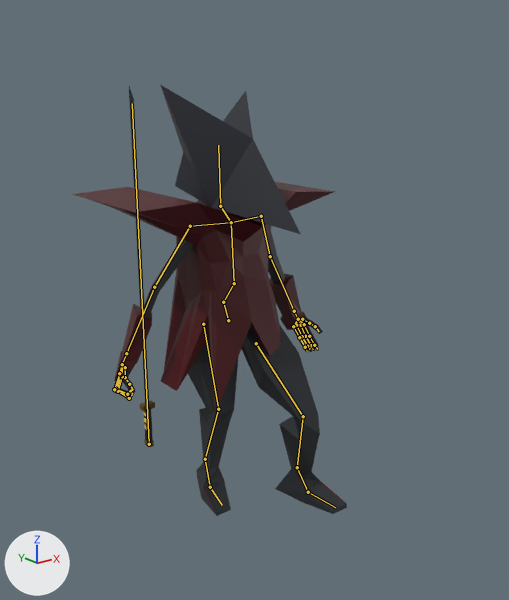
A saved change to the Blender file blender-files/player-final1.blend.
The view is the same before and after, from a 50 mm camera at (-7.0, -9.18, 7.1) aimed at (-0.27, -0.78, 3.74). The axes (+X, +Y, +Z) are drawn at lower left. The lights are the same throughout. The bones that bend it are drawn over the model as lines.

In view in the first picture: 'Katana', 'player'.
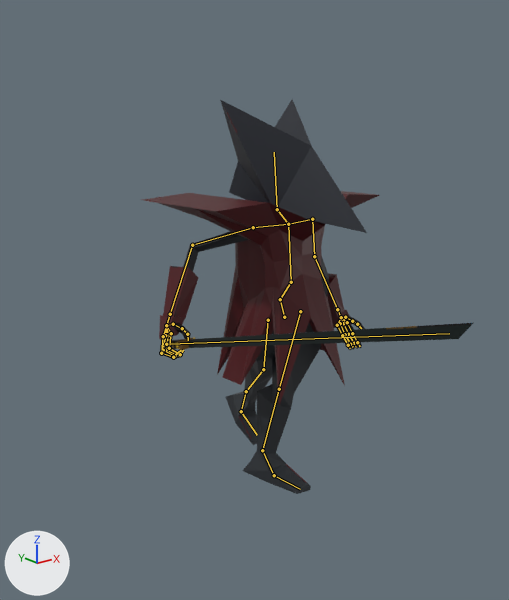
The newer file adds an action. The first version stands in its rest pose; the second is drawn at frame 1 of the action 'katana-strafe'.

Location of each change, (x1, y1, x2, y2) in pixels of the pictures (509 x 600 px):
'player', posed (14% narrower, 8% shorter): before (72, 85, 347, 516); after (143, 99, 379, 494)
'Katana', posed (1022% wider, 92% shorter): before (129, 87, 155, 447); after (171, 323, 473, 350)
bone 'Hip', root to tip: before (228, 320) to (223, 302); after (284, 317) to (280, 299)
bone 'Chest', root to tip: before (234, 283) to (231, 222); after (291, 282) to (288, 224)
bone 'Head', root to tip: before (220, 206) to (218, 145); after (277, 209) to (274, 152)
bone 'Lower arm L', root to tip: before (261, 216) to (270, 256); after (312, 219) to (314, 256)
bone 'Upper arm L', root to tip: before (270, 256) to (294, 311); after (314, 256) to (337, 309)
bone 'Lower arm R', root to tip: before (190, 226) to (154, 287); after (253, 227) to (192, 245)
bone 'Upper arm R', root to tip: before (154, 287) to (126, 353); after (192, 245) to (170, 314)
bone 'Wrist R', root to tip: before (126, 353) to (122, 364); after (170, 314) to (166, 325)
bone 'Bottom thumb R', root to tip: before (125, 367) to (125, 377); after (173, 324) to (182, 328)
bone 'Middle thumb R', root to tip: before (125, 377) to (129, 384); after (182, 328) to (187, 334)
bone 'Top thumb R', root to tip: before (129, 384) to (133, 390); after (187, 334) to (188, 340)
bone 'Top index R', root to tip: before (129, 398) to (132, 394); after (180, 354) to (183, 350)
bone 'Bottom ring R', root to tip: before (120, 374) to (115, 388); after (165, 335) to (163, 350)
bone 'Middle ring R', root to tip: before (115, 388) to (128, 394); after (163, 350) to (175, 356)
bone 'Palm pinky R.001', root to tip: before (119, 373) to (114, 389); after (163, 336) to (161, 353)
bone 'Middle pinky R', root to tip: before (114, 389) to (127, 394); after (161, 353) to (173, 357)
bone 'Upper leg L', root to tip: before (256, 343) to (303, 416); after (300, 311) to (279, 389)
bone 'Lower leg L', root to tip: before (303, 416) to (297, 467); after (279, 389) to (262, 450)
bone 'Ankle L', root to tip: before (297, 467) to (308, 492); after (262, 450) to (274, 475)
bone 'Foot L', root to tip: before (308, 492) to (335, 507); after (274, 475) to (300, 489)
bone 'Upper leg R', root to tip: before (203, 324) to (218, 409); after (268, 320) to (263, 369)
bone 'Lower leg R', root to tip: before (218, 409) to (205, 459); after (263, 369) to (246, 391)
bone 'Ankle R', root to tip: before (205, 459) to (210, 487); after (246, 391) to (241, 411)
bone 'Foot R', root to tip: before (210, 487) to (222, 505); after (241, 411) to (257, 435)
bone 'Bone', root to tip: before (149, 444) to (132, 103); after (166, 344) to (449, 333)

What the commit changed:
Bone 'Hip' (bone_hip) moves from (0.0, 0.0, 0.0) to (1.22, -0.19, 0.0).
Bone 'Chest' (bone_chest) turns from (0, 0, 0) to (-2, 3, -1) degrees about its own x, y and z.
Bone 'Head' (bone_head) turns from (-2, 0, 0) to (0, 1, 4) degrees about its own x, y and z.
Bone 'Lower arm L' (bone_lower_arm_l) turns from (-17, 0, -58) to (-21, -3, -55) degrees about its own x, y and z.
Bone 'Upper arm L' (bone_upper_arm_l) turns from (18, -10, -7) to (24, -1, -8) degrees about its own x, y and z.
Bone 'Lower arm R' (bone_lower_arm_r) turns from (-14, 17, 56) to (-50, -13, 38) degrees about its own x, y and z.
Bone 'Upper arm R' (bone_upper_arm_r) turns from (-4, 8, 7) to (52, -6, 34) degrees about its own x, y and z.
Bone 'Wrist R' (bone_wrist_r) turns from (3, -9, 0) to (0, 0, 0) degrees about its own x, y and z.
Bone 'Bottom thumb R' (bone_bottom_thumb_r) turns from (-15, -1, 0) to (-9, 37, 44) degrees about its own x, y and z.
Bone 'Middle thumb R' (bone_middle_thumb_r) turns from (-14, 25, 30) to (-8, 0, -15) degrees about its own x, y and z.
Bone 'Top thumb R' (bone_top_thumb_r) turns from (0, 0, 0) to (-13, 4, -13) degrees about its own x, y and z.
Bone 'Top index R' (bone_top_index_r) turns from (15, 20, 92) to (20, 5, 82) degrees about its own x, y and z.
Bone 'Bottom ring R' (bone_bottom_ring_r) turns from (0, 0, 0) to (-5, -5, 1) degrees about its own x, y and z.
Bone 'Middle ring R' (bone_middle_ring_r) turns from (-57, 36, 32) to (-40, 26, 44) degrees about its own x, y and z.
Bone 'Palm pinky R.001' (bone_palm_pinky_r_001) turns from (1, -1, -4) to (-4, -4, 2) degrees about its own x, y and z.
Bone 'Middle pinky R' (bone_middle_pinky_r) turns from (-1, 26, 84) to (2, 24, 77) degrees about its own x, y and z.
Bone 'Upper leg L' (bone_upper_leg_l) moves from (-0.27, 0.47, 0.02) to (0.0, 0.0, 0.0).
Bone 'Upper leg L' (bone_upper_leg_l) turns from (-4, 2, 45) to (24, 5, 4) degrees about its own x, y and z.
Bone 'Lower leg L' (bone_lower_leg_l) turns from (-2, 1, -59) to (0, 0, 0) degrees about its own x, y and z.
Bone 'Ankle L' (bone_ankle_l) turns from (0, 0, 0) to (-20, 6, -2) degrees about its own x, y and z.
Bone 'Foot L' (bone_foot_l) turns from (1, -1, 13) to (0, 0, 0) degrees about its own x, y and z.
Bone 'Upper leg R' (bone_upper_leg_r) moves from (-0.2, 0.04, 0.0) to (0.0, 0.0, 0.0).
Bone 'Upper leg R' (bone_upper_leg_r) turns from (0, 0, -11) to (16, -2, 31) degrees about its own x, y and z.
Bone 'Lower leg R' (bone_lower_leg_r) turns from (-1, -1, 23) to (-3, 8, 6) degrees about its own x, y and z.
Bone 'Ankle R' (bone_ankle_r) turns from (0, 0, 0) to (-10, -8, 10) degrees about its own x, y and z.
Bone 'Foot R' (bone_foot_r) turns from (-13, 4, -15) to (1, 8, -20) degrees about its own x, y and z.
Bone 'Bone' (bone_bone) moves from (0.0, 0.0, 0.0) to (-0.36, 2.75, 1.45).
Bone 'Bone' (bone_bone) turns from (0, 0, 0) to (71, -6, 3) degrees about its own x, y and z.
